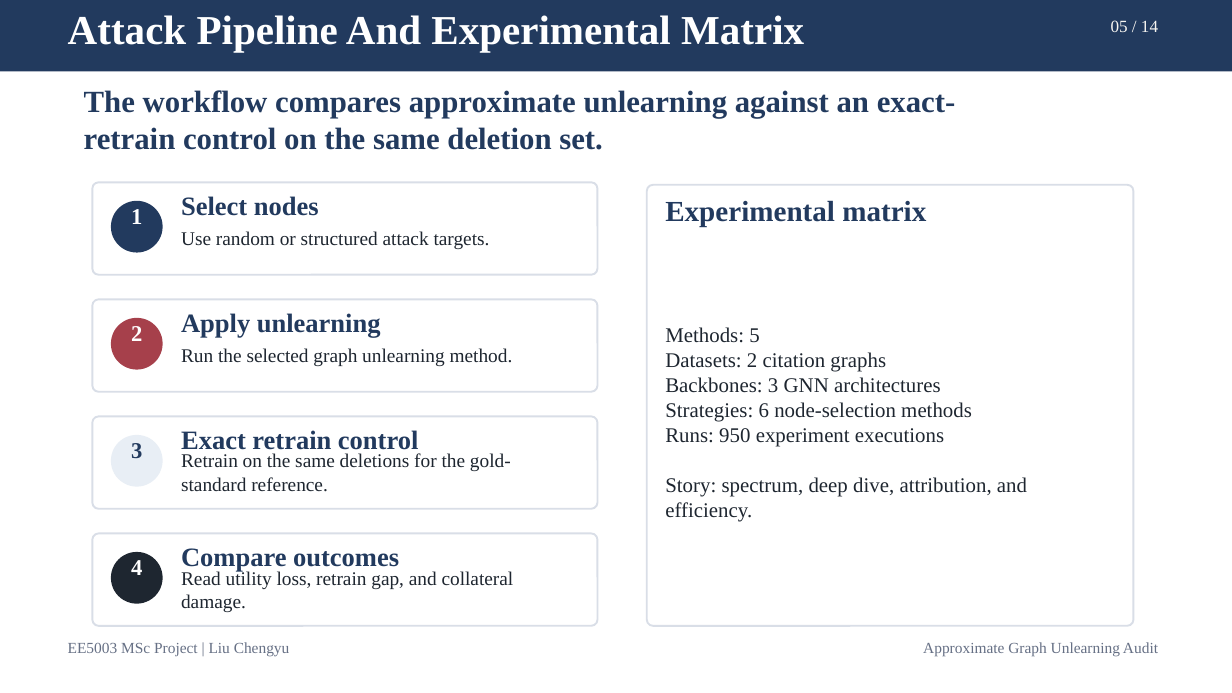
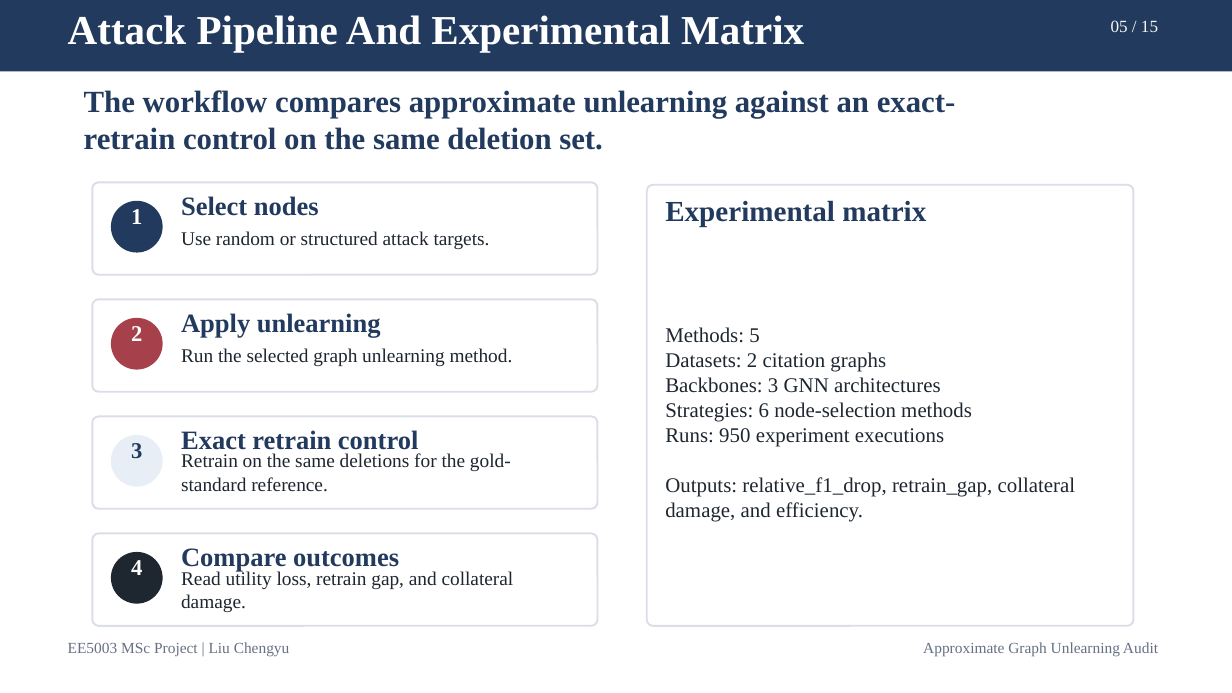
Before and after one commit to lelelelelelelelelelelelele/OpenGU, a slide deck: slide 5 of GULib-master/report/0417_5003report/ppt/out-test/final_15min_defense.pptx. Drawn at 1232x693 pixels with LibreOffice and Linux fonts; fonts in the diff are those of the drawing. Boxes give left, top, right and bottom in pixels: in the first picture for what was removed or moved away, otherwise in the second. Text is boxed around its words. In the diff, an @@ line names an element or a change of style, - is before the commit and + after.

```diff
--- a/GULib-master/report/0417_5003report/ppt/out-test/final_15min_defense.pptx
+++ b/GULib-master/report/0417_5003report/ppt/out-test/final_15min_defense.pptx
@@ text at <box>1111,20,1158,32</box>: text changed @@
-05 / 14
+05 / 15
@@ text at <box>665,477,1076,522</box>: text changed @@
-Story: spectrum, deep dive, attribution, and efficiency.
+Outputs: relative_f1_drop, retrain_gap, collateral damage, and efficiency.
```
Also in this commit, not shown: 12 other slides changed, 1 slide added, 6 other files.
